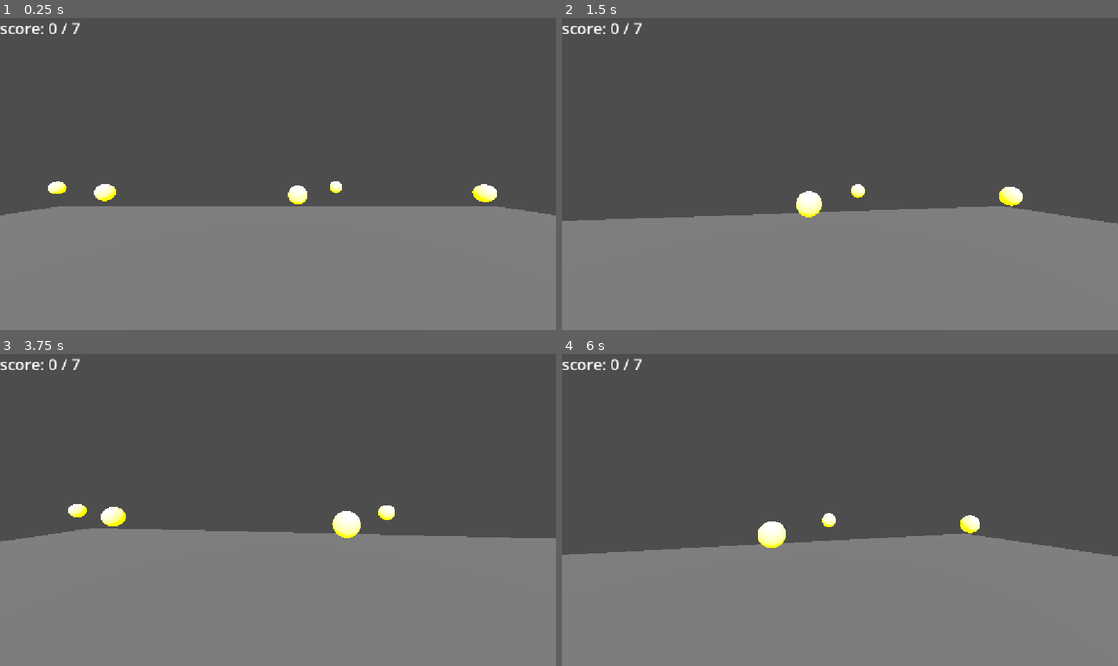
Above: before the commit, frames 1-4 (two rows, left to right).
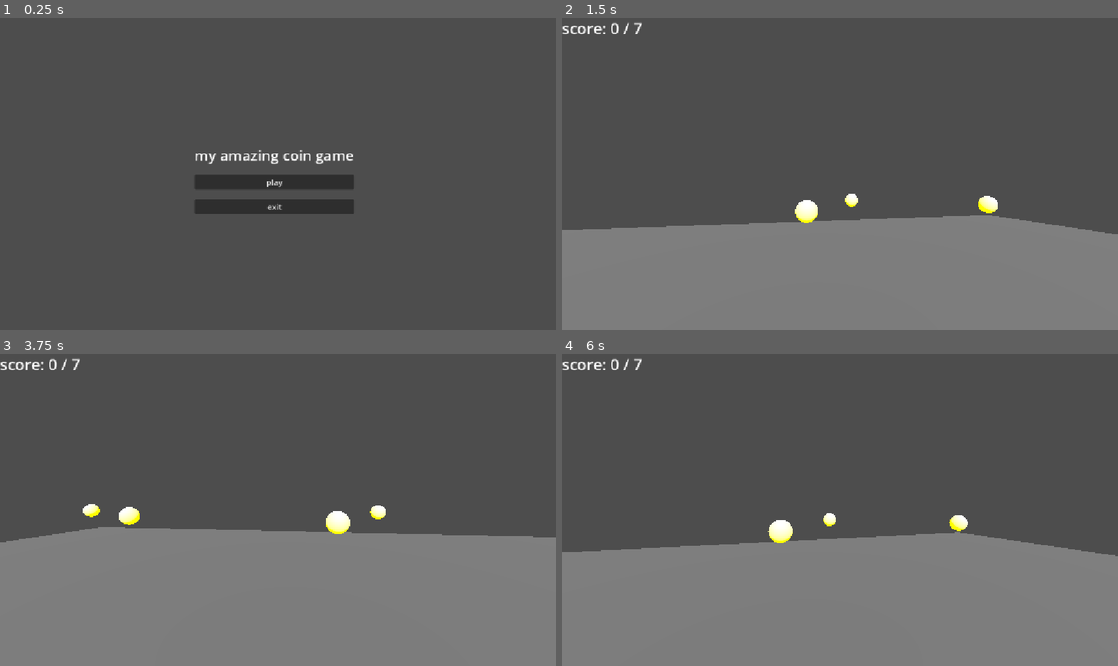
Above: after the commit, the same moments.

Repository: pilot2254/godot-test
Game: Godot game, scene res://scenes/main_menu.tscn
Two runs of this game, one before a commit and one after it. Both use one fixed random seed, a clock stepped at 60 frames per second and the inputs below. Before the commit the project starts from res://scenes/main.tscn.
Inputs (mouse positions are in pixels of both pictures, inside the frame that each line leads up to):
- Up to frame 1 (0.25 s): no input
- Up to frame 2 (1.5 s): click (834, 183) at 0.5 s, where only the run after the commit has a clickable "play"; tap Enter at 1.25 s; move the mouse to (867, 170) at 1.27 s; hold W (move_forward) from 1.28 s (still down)
- Up to frame 3 (3.75 s): keep holding W (move_forward); tap Space (move_jump) at 1.52, 2.27 s; move the mouse to (250, 510) at 2.02 s; move the mouse to (289, 503) at 2.77 s; tap R (restart) at 3.5 s; move the mouse to (272, 513) at 3.52 s
- Up to frame 4 (6 s): keep holding W (move_forward); tap Space (move_jump) at 3.77, 4.52, 5.27 s; move the mouse to (878, 513) at 4.27 s; move the mouse to (795, 506) at 5.02 s; tap R (restart) at 5.75 s; move the mouse to (845, 510) at 5.77 s

The runs differ from the first frame. In frame 1, 42% of the frame differs, in the area x 0-100%, y 1-100%; in frame 2, 3.7%; in frame 3, 1.4%; in frame 4, 1.1%.

Commit message:
change my shitnames to something ... more practical?

Diff:
--- a/project.godot
+++ b/project.godot
@@ -11,7 +11,7 @@
 [application]
 
 config/name="godot test"
-run/main_scene="uid://b7fd61gk3a6f0"
+run/main_scene="uid://cae846f2ujgoj"
 config/features=PackedStringArray("4.7", "Forward Plus")
 config/icon="res://icon.svg"
 
--- a/scenes/coin.tscn
+++ b/scenes/coin.tscn
@@ -3,22 +3,23 @@
 [ext_resource type="Script" uid="uid://cbwtmd0dnpsir" path="res://scripts/coin.gd" id="1_rwqht"]
 
 [sub_resource type="SphereShape3D" id="SphereShape3D_g4v7s"]
+radius = 0.25
 
 [sub_resource type="SphereMesh" id="SphereMesh_g4v7s"]
+radius = 0.225
+height = 0.45
 
 [sub_resource type="StandardMaterial3D" id="StandardMaterial3D_rwqht"]
 emission_enabled = true
 emission = Color(0.74501616, 0.5946485, 0, 1)
 emission_energy_multiplier = 6.24
 
-[node name="jewish instrument" type="Area3D" unique_id=1061615213]
+[node name="Coin" type="Area3D" unique_id=1061615213]
 script = ExtResource("1_rwqht")
 
 [node name="CollisionShape3D" type="CollisionShape3D" parent="." unique_id=1519491460]
-transform = Transform3D(0.5, 0, 0, 0, 0.5, 0, 0, 0, 0.5, 0, 0, 0)
 shape = SubResource("SphereShape3D_g4v7s")
 
-[node name="MeshInstance3D" type="MeshInstance3D" parent="CollisionShape3D" unique_id=520429559]
-transform = Transform3D(0.905, 0, 0, 0, 0.905, 0, 0, 0, 0.905, 0, 0, 0)
+[node name="MeshInstance3D" type="MeshInstance3D" parent="." unique_id=520429559]
 mesh = SubResource("SphereMesh_g4v7s")
 surface_material_override/0 = SubResource("StandardMaterial3D_rwqht")
--- a/scenes/main.tscn
+++ b/scenes/main.tscn
@@ -8,63 +8,63 @@
 
 [sub_resource type="CapsuleMesh" id="CapsuleMesh_g4v7s"]
 
-[node name="please help my poor soul at 1 am" type="Node3D" unique_id=1137122243]
+[node name="Main" type="Node3D" unique_id=1137122243]
 script = ExtResource("1_sugp2")
 
-[node name="is this really a floor?" type="CSGBox3D" parent="." unique_id=372631276]
+[node name="Floor" type="CSGBox3D" parent="." unique_id=372631276]
 use_collision = true
 size = Vector3(20, 0.05, 20)
 
-[node name="i brighten up stuff" type="DirectionalLight3D" parent="." unique_id=2072944487]
+[node name="Sun" type="DirectionalLight3D" parent="." unique_id=2072944487]
 transform = Transform3D(1, 0, 0, 0, 0.70710677, 0.70710677, 0, -0.70710677, 0.70710677, 0, 0, 0)
 
-[node name="PLAYER NGA" type="CharacterBody3D" parent="." unique_id=1054576746]
+[node name="Player" type="CharacterBody3D" parent="." unique_id=1054576746]
 transform = Transform3D(1, 0, 0, 0, 1, 0, 0, 0, 1, 0, 1, 0)
 script = ExtResource("1_o5qli")
 
-[node name="players hentai tentacles as a collision" type="CollisionShape3D" parent="PLAYER NGA" unique_id=599461989]
+[node name="CollisionShape3D" type="CollisionShape3D" parent="Player" unique_id=599461989]
 shape = SubResource("CapsuleShape3D_g4v7s")
 
-[node name="players naked body" type="MeshInstance3D" parent="PLAYER NGA" unique_id=1380378092]
-transform = Transform3D(0.95, 0, 0, 0, 0.95, 0, 0, 0, 0.95, 0, 0, 0)
+[node name="MeshInstance3D" type="MeshInstance3D" parent="Player" unique_id=1380378092]
 mesh = SubResource("CapsuleMesh_g4v7s")
 
-[node name="Head" type="Node3D" parent="PLAYER NGA" unique_id=1769076963]
+[node name="Head" type="Node3D" parent="Player" unique_id=1769076963]
 transform = Transform3D(1, 0, 0, 0, 1, 0, 0, 0, 1, 0, 0.5, 0)
 
-[node name="pornhub gay casting camera - first person edition" type="Camera3D" parent="PLAYER NGA/Head" unique_id=412898421]
-transform = Transform3D(1, 0, 0, 0, 1, 0, 0, 0, 1, 0, 0, -0.5052466)
+[node name="Camera3D" type="Camera3D" parent="Player/Head" unique_id=412898421]
 
-[node name="jewish instrument" parent="." unique_id=1061615213 instance=ExtResource("2_0wfyh")]
+[node name="Coin1" parent="." unique_id=1061615213 instance=ExtResource("2_0wfyh")]
 transform = Transform3D(1, 0, 0, 0, 1, 0, 0, 0, 1, -4.6332865, 1.0232923, -5.980654)
 
-[node name="jewish instrument2" parent="." unique_id=1136075901 instance=ExtResource("2_0wfyh")]
+[node name="Coin2" parent="." unique_id=1136075901 instance=ExtResource("2_0wfyh")]
 transform = Transform3D(1, 0, 0, 0, 1, 0, 0, 0, 1, 0.46666718, 1.0232923, -5.3154426)
 
-[node name="jewish instrument3" parent="." unique_id=1886000587 instance=ExtResource("2_0wfyh")]
+[node name="Coin3" parent="." unique_id=1886000587 instance=ExtResource("2_0wfyh")]
 transform = Transform3D(1, 0, 0, 0, 1, 0, 0, 0, 1, -4.115898, 1.0232923, -3.0734348)
 
-[node name="jewish instrument4" parent="." unique_id=1737225915 instance=ExtResource("2_0wfyh")]
+[node name="Coin4" parent="." unique_id=1737225915 instance=ExtResource("2_0wfyh")]
 transform = Transform3D(1, 0, 0, 0, 1, 0, 0, 0, 1, 5.3202457, 1.0232923, -5.7589173)
 
-[node name="jewish instrument5" parent="." unique_id=276939865 instance=ExtResource("2_0wfyh")]
+[node name="Coin5" parent="." unique_id=276939865 instance=ExtResource("2_0wfyh")]
 transform = Transform3D(1, 0, 0, 0, 1, 0, 0, 0, 1, 4.063734, 1.0232923, -1.8415632)
 
-[node name="jewish instrument6" parent="." unique_id=1253203837 instance=ExtResource("2_0wfyh")]
+[node name="Coin6" parent="." unique_id=1253203837 instance=ExtResource("2_0wfyh")]
 transform = Transform3D(1, 0, 0, 0, 1, 0, 0, 0, 1, 2.1666508, 1.0232923, -8.14875)
 
-[node name="jewish instrument7" parent="." unique_id=378163196 instance=ExtResource("2_0wfyh")]
+[node name="Coin7" parent="." unique_id=378163196 instance=ExtResource("2_0wfyh")]
 transform = Transform3D(1, 0, 0, 0, 1, 0, 0, 0, 1, -7.737605, 1.0232923, -7.6560016)
 
-[node name="dr hud" type="CanvasLayer" parent="." unique_id=461215010]
+[node name="HUD" type="CanvasLayer" parent="." unique_id=461215010]
 
-[node name="score" type="Label" parent="dr hud" unique_id=2090045993]
+[node name="ScoreLabel" type="Label" parent="HUD" unique_id=2090045993]
+unique_name_in_owner = true
 offset_right = 232.0
 offset_bottom = 75.0
 theme_override_font_sizes/font_size = 32
 text = "score: 0"
 
-[node name="win text" type="Label" parent="dr hud" unique_id=1976503598]
+[node name="WinLabel" type="Label" parent="HUD" unique_id=1976503598]
+unique_name_in_owner = true
 visible = false
 anchors_preset = 15
 anchor_right = 1.0
--- a/scenes/main_menu.tscn
+++ b/scenes/main_menu.tscn
@@ -25,17 +25,19 @@
 theme_override_constants/separation = 20
 alignment = 1
 
-[node name="woohoogamename" type="Label" parent="VBoxContainer" unique_id=2035599948]
+[node name="Title" type="Label" parent="VBoxContainer" unique_id=2035599948]
 layout_mode = 2
 theme_override_font_sizes/font_size = 30
 text = "my amazing coin game"
 horizontal_alignment = 1
 vertical_alignment = 1
 
-[node name="Button" type="Button" parent="VBoxContainer" unique_id=1093195494]
+[node name="PlayButton" type="Button" parent="VBoxContainer" unique_id=1093195494]
+unique_name_in_owner = true
 layout_mode = 2
 text = "play"
 
-[node name="Button2" type="Button" parent="VBoxContainer" unique_id=671583911]
+[node name="QuitButton" type="Button" parent="VBoxContainer" unique_id=671583911]
+unique_name_in_owner = true
 layout_mode = 2
 text = "exit"
--- a/scripts/main.gd
+++ b/scripts/main.gd
@@ -1,8 +1,7 @@
 extends Node3D
 
-# i kinda hate that i have to hardcode this bs like an idiot
-@onready var score_label: Label = $"dr hud/score"
-@onready var win_label: Label = $"dr hud/win text"
+@onready var score_label: Label = %ScoreLabel
+@onready var win_label: Label = %WinLabel
 
 var score := 0
 var total := 0
